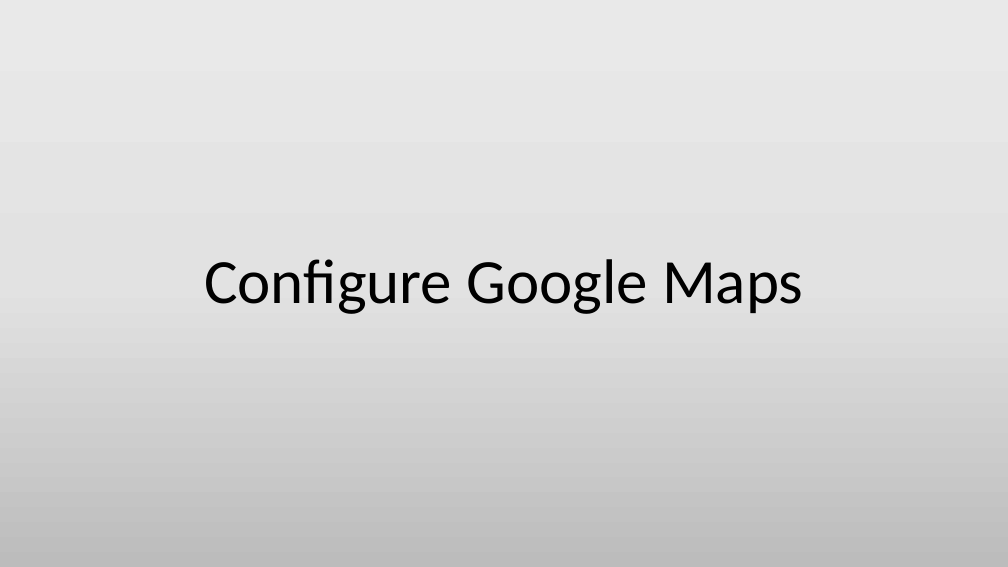
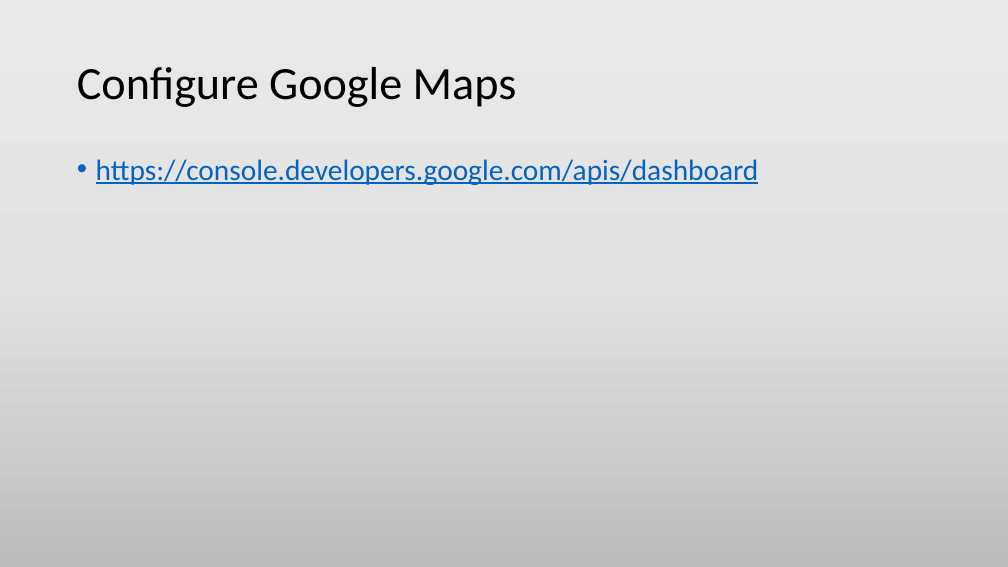
Before and after one commit to min-naing/Wordpress-Tuto-PowerPoint, a slide deck: slide 12 of 3. Building a Broucher Site.pptx. Drawn at 1008x567 pixels with LibreOffice and Linux fonts; fonts in the diff are those of the drawing. Boxes give left, top, right and bottom in pixels: in the first picture for what was removed or moved away, otherwise in the second. Text is boxed around its words. In the diff, an @@ line names an element or a change of style, - is before the commit and + after.

```diff
--- a/3. Building a Broucher Site.pptx
+++ b/3. Building a Broucher Site.pptx
@@ title "Configure Google Maps": place and size @@
-title "Configure Google Maps" at bbox=[204, 259, 803, 314]
+title "Configure Google Maps" at bbox=[77, 67, 517, 107]
@@ title "Configure Google Maps" at bbox=[77, 67, 517, 107]: size 60 to 44 pt; alignment centre to left @@
@@ text added at bbox=[96, 159, 759, 185], 28 pt, text #0563C1, underline @@
+• https://console.developers.google.com/apis/dashboard
```
Also in this commit, not shown: 1 other slide changed, 1 other file.
